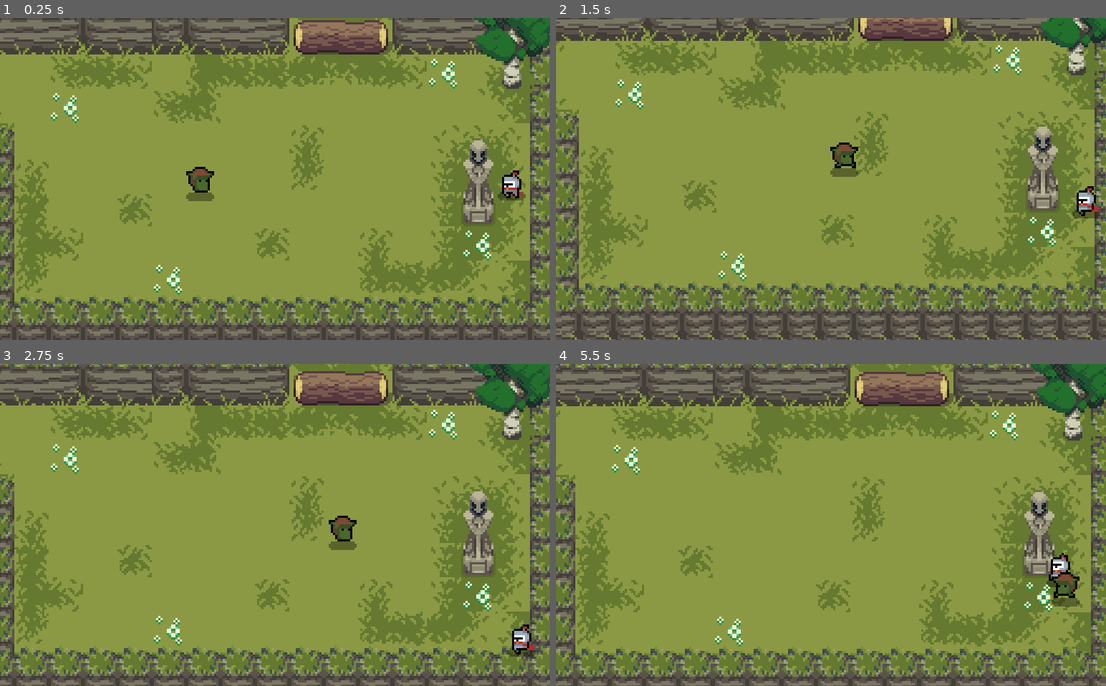
Above: before the commit, frames 1-4 (two rows, left to right).
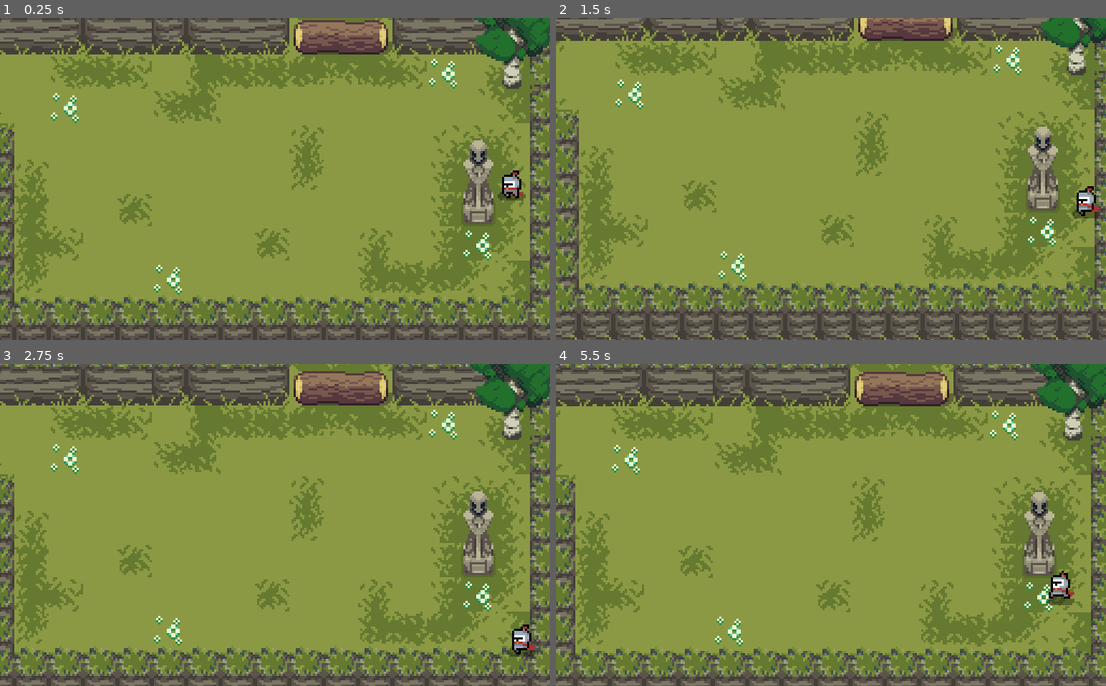
Above: after the commit, the same moments.

Repository: TilokSaha/metroidvania-2023
Game: Godot game, scene res://scenes/main/Map.tscn
Same seed, same stepped clock (60 frames per second), same inputs: the game is played once before the commit and once after it.
Inputs (mouse positions are in pixels of both pictures, inside the frame that each line leads up to):
- Up to frame 1 (0.25 s): no input
- Up to frame 2 (1.5 s): move the mouse to (952, 162) at 0.52 s; hold Right (ui_right) 0.53-1.28 s; hold T (shake) 0.53-1.28 s; move the mouse to (721, 195) at 1.27 s; hold Down (ui_down) from 1.28 s (still down); tap T (shake) at 1.35 s
- Up to frame 3 (2.75 s): move the mouse to (330, 454) at 2.02 s; release Down (ui_down) at 2.03 s; hold Right (ui_right) from 2.03 s (still down); hold T (shake) from 2.03 s (still down)
- Up to frame 4 (5.5 s): move the mouse to (803, 589) at 2.77 s; release Right (ui_right) at 2.78 s; release T (shake) at 2.78 s; hold Up (ui_up) 2.78-3.53 s; tap T (shake) at 2.85, 4.35 s; move the mouse to (996, 573) at 3.52 s; hold T (shake) 3.53-4.28 s; hold Left (ui_left) 3.53-5.03 s; move the mouse to (666, 476) at 4.27 s; move the mouse to (858, 525) at 5.02 s; hold Down (ui_down) from 5.03 s (still down); hold T (shake) from 5.03 s (still down)

The runs differ from the first frame. In frame 1, 0.4% of the frame differs, in the area x 33-39%, y 46-57%; in frame 2, 0.4%; in frame 3, 0.4%; in frame 4, 0.6%, in the area x 89-96%, y 58-76%.

Commit message:
fixed navigation and made it separate, created forest boss and added state machine

Diff:
--- /dev/null
+++ b/entities/enemies/BossStateMachine.gd
@@ -0,0 +1 @@
+extends FiniteStateMachine
--- /dev/null
+++ b/entities/enemies/ForestBeastBoss.gd
@@ -0,0 +1 @@
+extends Enemy
--- /dev/null
+++ b/entities/enemies/ForestBeastBoss.tscn
@@ -0,0 +1,321 @@
+[gd_scene load_steps=45 format=2]
+
+[ext_resource path="res://entities/enemies/Akaname Sprite Sheet.png" type="Texture" id=1]
+[ext_resource path="res://entities/enemies/Enemy.tscn" type="PackedScene" id=2]
+[ext_resource path="res://entities/enemies/ForestBeastBoss.gd" type="Script" id=3]
+[ext_resource path="res://resources/tres/ForestBeastBossHealth.tres" type="Resource" id=4]
+[ext_resource path="res://resources/tres/ForestBeastBossPhysics.tres" type="Resource" id=5]
+[ext_resource path="res://entities/enemies/ForestBossIdle.gd" type="Script" id=6]
+[ext_resource path="res://entities/enemies/ForestBossRun.gd" type="Script" id=7]
+[ext_resource path="res://entities/enemies/BossStateMachine.gd" type="Script" id=8]
+[ext_resource path="res://entities/enemies/ForestBossAttack.gd" type="Script" id=9]
+[ext_resource path="res://entities/enemies/ForestBossDead.gd" type="Script" id=10]
+
+[sub_resource type="RectangleShape2D" id=10]
+extents = Vector2( 8, 6.5 )
+
+[sub_resource type="Animation" id=20]
+resource_name = "Attack"
+length = 0.8
+tracks/0/type = "value"
+tracks/0/path = NodePath("AnimatedSprite:animation")
+tracks/0/interp = 1
+tracks/0/loop_wrap = true
+tracks/0/imported = false
+tracks/0/enabled = true
+tracks/0/keys = {
+"times": PoolRealArray( 0 ),
+"transitions": PoolRealArray( 1 ),
+"update": 1,
+"values": [ "Attack" ]
+}
+tracks/1/type = "value"
+tracks/1/path = NodePath("AnimatedSprite:frame")
+tracks/1/interp = 1
+tracks/1/loop_wrap = true
+tracks/1/imported = false
+tracks/1/enabled = true
+tracks/1/keys = {
+"times": PoolRealArray( 0, 0.1, 0.2, 0.3, 0.4, 0.5, 0.6, 0.7 ),
+"transitions": PoolRealArray( 1, 1, 1, 1, 1, 1, 1, 1 ),
+"update": 1,
+"values": [ 0, 1, 2, 3, 4, 5, 6, 7 ]
+}
+tracks/2/type = "value"
+tracks/2/path = NodePath("Area2D/CollisionShape2D:disabled")
+tracks/2/interp = 1
+tracks/2/loop_wrap = true
+tracks/2/imported = false
+tracks/2/enabled = true
+tracks/2/keys = {
+"times": PoolRealArray( 0, 0.1, 0.8 ),
+"transitions": PoolRealArray( 1, 1, 1 ),
+"update": 1,
+"values": [ true, false, true ]
+}
+
+[sub_resource type="Animation" id=8]
+resource_name = "Idle"
+length = 0.5
+loop = true
+tracks/0/type = "value"
+tracks/0/path = NodePath("AnimatedSprite:animation")
+tracks/0/interp = 1
+tracks/0/loop_wrap = true
+tracks/0/imported = false
+tracks/0/enabled = true
+tracks/0/keys = {
+"times": PoolRealArray( 0 ),
+"transitions": PoolRealArray( 1 ),
+"update": 1,
+"values": [ "Idle" ]
+}
+tracks/1/type = "value"
+tracks/1/path = NodePath("AnimatedSprite:frame")
+tracks/1/interp = 1
+tracks/1/loop_wrap = true
+tracks/1/imported = false
+tracks/1/enabled = true
+tracks/1/keys = {
+"times": PoolRealArray( 0, 0.1, 0.2, 0.3, 0.4 ),
+"transitions": PoolRealArray( 1, 1, 1, 1, 1 ),
+"update": 1,
+"values": [ 0, 1, 2, 3, 4 ]
+}
+
+[sub_resource type="Animation" id=9]
+length = 0.001
+tracks/0/type = "value"
+tracks/0/path = NodePath("AnimatedSprite:frame")
+tracks/0/interp = 1
+tracks/0/loop_wrap = true
+tracks/0/imported = false
+tracks/0/enabled = true
+tracks/0/keys = {
+"times": PoolRealArray( 0 ),
+"transitions": PoolRealArray( 1 ),
+"update": 0,
+"values": [ 1 ]
+}
+tracks/1/type = "value"
+tracks/1/path = NodePath("Area2D/CollisionShape2D:disabled")
+tracks/1/interp = 1
+tracks/1/loop_wrap = true
+tracks/1/imported = false
+tracks/1/enabled = true
+tracks/1/keys = {
+"times": PoolRealArray( 0 ),
+"transitions": PoolRealArray( 1 ),
+"update": 0,
+"values": [ false ]
+}
+
+[sub_resource type="Animation" id=11]
+resource_name = "Run"
+length = 0.8
+loop = true
+tracks/0/type = "value"
+tracks/0/path = NodePath("AnimatedSprite:animation")
+tracks/0/interp = 1
+tracks/0/loop_wrap = true
+tracks/0/imported = false
+tracks/0/enabled = true
+tracks/0/keys = {
+"times": PoolRealArray( 0 ),
+"transitions": PoolRealArray( 1 ),
+"update": 1,
+"values": [ "Run" ]
+}
+tracks/1/type = "value"
+tracks/1/path = NodePath("AnimatedSprite:frame")
+tracks/1/interp = 1
+tracks/1/loop_wrap = true
+tracks/1/imported = false
+tracks/1/enabled = true
+tracks/1/keys = {
+"times": PoolRealArray( 0, 0.1, 0.2, 0.3, 0.4, 0.5, 0.6, 0.7 ),
+"transitions": PoolRealArray( 1, 1, 1, 1, 1, 1, 1, 1 ),
+"update": 1,
+"values": [ 0, 1, 2, 3, 4, 5, 6, 7 ]
+}
+
+[sub_resource type="AtlasTexture" id=21]
+atlas = ExtResource( 1 )
+region = Rect2( 0, 64, 32, 32 )
+
+[sub_resource type="AtlasTexture" id=22]
+atlas = ExtResource( 1 )
+region = Rect2( 32, 64, 32, 32 )
+
+[sub_resource type="AtlasTexture" id=23]
+atlas = ExtResource( 1 )
+region = Rect2( 64, 64, 32, 32 )
+
+[sub_resource type="AtlasTexture" id=24]
+atlas = ExtResource( 1 )
+region = Rect2( 96, 64, 32, 32 )
+
+[sub_resource type="AtlasTexture" id=25]
+atlas = ExtResource( 1 )
+region = Rect2( 128, 64, 32, 32 )
+
+[sub_resource type="AtlasTexture" id=26]
+atlas = ExtResource( 1 )
+region = Rect2( 160, 64, 32, 32 )
+
+[sub_resource type="AtlasTexture" id=27]
+atlas = ExtResource( 1 )
+region = Rect2( 192, 64, 32, 32 )
+
+[sub_resource type="AtlasTexture" id=28]
+atlas = ExtResource( 1 )
+region = Rect2( 224, 64, 32, 32 )
+
+[sub_resource type="AtlasTexture" id=29]
+atlas = ExtResource( 1 )
+region = Rect2( 0, 96, 32, 32 )
+
+[sub_resource type="AtlasTexture" id=30]
+atlas = ExtResource( 1 )
+region = Rect2( 32, 96, 32, 32 )
+
+[sub_resource type="AtlasTexture" id=31]
+atlas = ExtResource( 1 )
+region = Rect2( 64, 96, 32, 32 )
+
+[sub_resource type="AtlasTexture" id=32]
+atlas = ExtResource( 1 )
+region = Rect2( 96, 96, 32, 32 )
+
+[sub_resource type="AtlasTexture" id=33]
+atlas = ExtResource( 1 )
+region = Rect2( 128, 96, 32, 32 )
+
+[sub_resource type="AtlasTexture" id=34]
+atlas = ExtResource( 1 )
+region = Rect2( 160, 96, 32, 32 )
+
+[sub_resource type="AtlasTexture" id=1]
+atlas = ExtResource( 1 )
+region = Rect2( 0, 0, 32, 32 )
+
+[sub_resource type="AtlasTexture" id=2]
+atlas = ExtResource( 1 )
+region = Rect2( 32, 0, 32, 32 )
+
+[sub_resource type="AtlasTexture" id=3]
+atlas = ExtResource( 1 )
+region = Rect2( 64, 0, 32, 32 )
+
+[sub_resource type="AtlasTexture" id=4]
+atlas = ExtResource( 1 )
+region = Rect2( 96, 0, 32, 32 )
+
+[sub_resource type="AtlasTexture" id=5]
+atlas = ExtResource( 1 )
+region = Rect2( 128, 0, 32, 32 )
+
+[sub_resource type="AtlasTexture" id=12]
+atlas = ExtResource( 1 )
+region = Rect2( 0, 32, 32, 32 )
+
+[sub_resource type="AtlasTexture" id=13]
+atlas = ExtResource( 1 )
+region = Rect2( 32, 32, 32, 32 )
+
+[sub_resource type="AtlasTexture" id=14]
+atlas = ExtResource( 1 )
+region = Rect2( 64, 32, 32, 32 )
+
+[sub_resource type="AtlasTexture" id=15]
+atlas = ExtResource( 1 )
+region = Rect2( 96, 32, 32, 32 )
+
+[sub_resource type="AtlasTexture" id=16]
+atlas = ExtResource( 1 )
+region = Rect2( 128, 32, 32, 32 )
+
+[sub_resource type="AtlasTexture" id=17]
+atlas = ExtResource( 1 )
+region = Rect2( 160, 32, 32, 32 )
+
+[sub_resource type="AtlasTexture" id=18]
+atlas = ExtResource( 1 )
+region = Rect2( 192, 32, 32, 32 )
+
+[sub_resource type="AtlasTexture" id=19]
+atlas = ExtResource( 1 )
+region = Rect2( 224, 32, 32, 32 )
+
+[sub_resource type="SpriteFrames" id=6]
+animations = [ {
+"frames": [ SubResource( 21 ), SubResource( 22 ), SubResource( 23 ), SubResource( 24 ), SubResource( 25 ), SubResource( 26 ), SubResource( 27 ), SubResource( 28 ) ],
+"loop": true,
+"name": "Attack",
+"speed": 5.0
+}, {
+"frames": [ SubResource( 29 ), SubResource( 30 ), SubResource( 31 ), SubResource( 32 ), SubResource( 33 ), SubResource( 34 ) ],
+"loop": true,
+"name": "Dead",
+"speed": 5.0
+}, {
+"frames": [ SubResource( 1 ), SubResource( 2 ), SubResource( 3 ), SubResource( 4 ), SubResource( 5 ) ],
+"loop": true,
+"name": "Idle",
+"speed": 5.0
+}, {
+"frames": [ SubResource( 12 ), SubResource( 13 ), SubResource( 14 ), SubResource( 15 ), SubResource( 16 ), SubResource( 17 ), SubResource( 18 ), SubResource( 19 ) ],
+"loop": true,
+"name": "Run",
+"speed": 5.0
+} ]
+
+[sub_resource type="RectangleShape2D" id=35]
+extents = Vector2( 4.5, 12 )
+
+[node name="ForestBeastBoss" instance=ExtResource( 2 )]
+script = ExtResource( 3 )
+physics = ExtResource( 5 )
+health = ExtResource( 4 )
+
+[node name="CollisionShape2D" parent="." index="1"]
+position = Vector2( 0, 0.5 )
+shape = SubResource( 10 )
+
+[node name="AnimationPlayer" parent="." index="3"]
+autoplay = "Run"
+anims/Attack = SubResource( 20 )
+anims/Idle = SubResource( 8 )
+anims/RESET = SubResource( 9 )
+anims/Run = SubResource( 11 )
+
+[node name="AnimatedSprite" parent="." index="4"]
+frames = SubResource( 6 )
+animation = "Attack"
+frame = 1
+offset = Vector2( 0, -7 )
+
+[node name="Area2D" type="Area2D" parent="." index="6"]
+collision_layer = 0
+
+[node name="CollisionShape2D" type="CollisionShape2D" parent="Area2D" index="0"]
+position = Vector2( 12.5, -3 )
+shape = SubResource( 35 )
+
+[node name="BossStateMachine" type="Node2D" parent="." index="7"]
+script = ExtResource( 8 )
+
+[node name="Idle" type="Node2D" parent="BossStateMachine" index="0"]
+script = ExtResource( 6 )
+state_name = "Idle"
+
+[node name="Run" type="Node2D" parent="BossStateMachine" index="1"]
+script = ExtResource( 7 )
+state_name = "Run"
+
+[node name="Attack" type="Node2D" parent="BossStateMachine" index="2"]
+script = ExtResource( 9 )
+state_name = "Attack"
+
+[node name="Dead" type="Node2D" parent="BossStateMachine" index="3"]
+script = ExtResource( 10 )
--- /dev/null
+++ b/entities/enemies/ForestBossAttack.gd
@@ -0,0 +1 @@
+extends State
--- /dev/null
+++ b/entities/enemies/ForestBossDead.gd
@@ -0,0 +1 @@
+extends State
--- /dev/null
+++ b/entities/enemies/ForestBossIdle.gd
@@ -0,0 +1 @@
+extends State
--- /dev/null
+++ b/entities/enemies/ForestBossRun.gd
@@ -0,0 +1 @@
+extends State
--- a/entities/player/Player.tscn
+++ b/entities/player/Player.tscn
@@ -148,6 +148,7 @@
 } ]
 
 [node name="Player" instance=ExtResource( 1 )]
+collision_mask = 0
 script = ExtResource( 2 )
 physics = ExtResource( 3 )
 health = ExtResource( 4 )
--- a/entities/player/State.gd
+++ b/entities/player/State.gd
@@ -1,9 +1,8 @@
 extends FiniteStateMachine
 class_name State
 
-
+export (String) var state_name = ""
 onready var animation_player = owner.find_node("AnimationPlayer")
-export (String) var state_name = ""
 
 
 func _process(_delta):
--- /dev/null
+++ b/resources/tres/ForestBeastBossHealth.tres
@@ -0,0 +1,7 @@
+[gd_resource type="Resource" load_steps=2 format=2]
+
+[ext_resource path="res://resources/scripts/Health.gd" type="Script" id=1]
+
+[resource]
+script = ExtResource( 1 )
+max_health = 20
--- /dev/null
+++ b/resources/tres/ForestBeastBossPhysics.tres
@@ -0,0 +1,9 @@
+[gd_resource type="Resource" load_steps=2 format=2]
+
+[ext_resource path="res://resources/scripts/Physics.gd" type="Script" id=1]
+
+[resource]
+script = ExtResource( 1 )
+max_speed = 70.0
+accelaration = 50.0
+coefficient_of_friction = 0.7
--- a/scenes/main/Map.tscn
+++ b/scenes/main/Map.tscn
@@ -1,15 +1,25 @@
-[gd_scene load_steps=6 format=2]
+[gd_scene load_steps=7 format=2]
 
 [ext_resource path="res://scenes/overworld/ForestStartingArea.tscn" type="PackedScene" id=1]
 [ext_resource path="res://entities/player/Player.tscn" type="PackedScene" id=2]
-[ext_resource path="res://entities/enemies/Goblin.tscn" type="PackedScene" id=3]
+[ext_resource path="res://entities/enemies/ForestBeastBoss.tscn" type="PackedScene" id=3]
 [ext_resource path="res://scenes/overworld/ForestBossArea.tscn" type="PackedScene" id=4]
 [ext_resource path="res://globals/singletons/camera_settings.tscn" type="PackedScene" id=6]
+
+[sub_resource type="NavigationPolygon" id=1]
+vertices = PoolVector2Array( -428, 72, -424, -81, -407, -58, -412, 77, -427, 94, -429, 81, 217, 35, 218, 140, 20, 139, 19, 61, 1, 33, -26, 58, -38, 16, -35, 65, -222, -45, -217, -51, -368, -88, -356, -91, -351, -72, -368, -64, -198, -91, -156, -93, -154, -76, -91, -70, -89, -92, -65, -92, -62, -70, -331, -92, -268, -93, -265, -77, -338, -74, -387, 107, -59, 128, -110, -64, -33, -62, -112, -48, -244, -67, -247, -45, -71, 154, -351, 155, -39, 104, -135, -65, -131, -45 )
+polygons = [ PoolIntArray( 0, 1, 2, 3 ), PoolIntArray( 3, 4, 5, 0 ), PoolIntArray( 6, 7, 8, 9 ), PoolIntArray( 10, 6, 9, 11 ), PoolIntArray( 12, 10, 11, 13, 14, 15 ), PoolIntArray( 16, 17, 18, 19 ), PoolIntArray( 20, 21, 22, 15 ), PoolIntArray( 23, 24, 25, 26 ), PoolIntArray( 27, 28, 29, 30 ), PoolIntArray( 31, 3, 2, 19, 32 ), PoolIntArray( 33, 23, 26, 34, 12, 35 ), PoolIntArray( 29, 36, 37, 30 ), PoolIntArray( 32, 38, 39, 31 ), PoolIntArray( 32, 19, 18, 30, 37 ), PoolIntArray( 40, 32, 37, 14, 13 ), PoolIntArray( 15, 22, 41, 42 ), PoolIntArray( 12, 15, 42 ), PoolIntArray( 12, 42, 35 ) ]
+outlines = [ PoolVector2Array( -368, -88, -368, -64, -407, -58, -424, -81, -428, 72, -429, 81, -427, 94, -412, 77, -387, 107, -351, 155, -71, 154, -59, 128, -39, 104, -35, 65, -26, 58, 19, 61, 20, 139, 218, 140, 217, 35, 1, 33, -38, 16, -33, -62, -62, -70, -65, -92, -89, -92, -91, -70, -110, -64, -112, -48, -131, -45, -135, -65, -154, -76, -156, -93, -198, -91, -217, -51, -222, -45, -247, -45, -244, -67, -265, -77, -268, -93, -331, -92, -338, -74, -351, -72, -356, -91 ) ]
 
 [node name="Map" type="Node2D"]
 __meta__ = {
 "_edit_horizontal_guides_": [ -7.0 ]
 }
+
+[node name="Navigation" type="Node2D" parent="."]
+
+[node name="NavigationPolygonInstance" type="NavigationPolygonInstance" parent="Navigation"]
+navpoly = SubResource( 1 )
 
 [node name="camera_settings" parent="." instance=ExtResource( 6 )]
 
@@ -21,5 +31,5 @@
 [node name="Player" parent="." instance=ExtResource( 2 )]
 position = Vector2( 248, 92 )
 
-[node name="Goblin" parent="." instance=ExtResource( 3 )]
-position = Vector2( 96, 96 )
+[node name="ForestBeastBoss" parent="." instance=ExtResource( 3 )]
+position = Vector2( -311, 52 )
--- a/scenes/overworld/ForestBossArea.tscn
+++ b/scenes/overworld/ForestBossArea.tscn
@@ -1,11 +1,6 @@
-[gd_scene load_steps=3 format=2]
+[gd_scene load_steps=2 format=2]
 
 [ext_resource path="res://scenes/common/prefabs/EmptyZone.tscn" type="PackedScene" id=1]
-
-[sub_resource type="NavigationPolygon" id=1]
-vertices = PoolVector2Array( 15, 26, 21, 173, 12, 189, 6, 194, 4, 27, 9, 15, 346, 4, 369, 4, 367, 22, 343, 23, 366, 242, 367, 252, 68, 252, 62, 27, 61, 5, 78, 5, 81, 25, 24, 39, 410, 156, 421, 116, 431, 115, 432, 128, 431, 155, 173, 28, 189, 30, 188, 49, 95, 21, 283, 25, 301, 29, 299, 46, 213, 51, 214, 30, 235, 5, 278, 4, 99, 4, 166, 3, 370, 227, 59, 240, 44, 211, 34, 186, 635, 180, 613, 241, 541, 240, 527, 194, 577, 133, 482, 164, 446, 155, 396, 113, 396, 166, 46, 236, 40, 32, 318, 51, 321, 30, 379, 36, 404, 85, 399, 98, 397, 36, 403, 46, 396, 189, 389, 206, 383, 215 )
-polygons = [ PoolIntArray( 0, 1, 2, 3, 4, 5 ), PoolIntArray( 6, 7, 8, 9 ), PoolIntArray( 10, 11, 12 ), PoolIntArray( 13, 14, 15, 16 ), PoolIntArray( 1, 0, 17 ), PoolIntArray( 18, 19, 20, 21, 22 ), PoolIntArray( 23, 24, 25, 26 ), PoolIntArray( 27, 28, 29, 30, 31 ), PoolIntArray( 32, 33, 27, 31 ), PoolIntArray( 26, 34, 35, 23 ), PoolIntArray( 36, 10, 12, 37, 38, 39, 16, 26 ), PoolIntArray( 40, 41, 42, 43, 44 ), PoolIntArray( 21, 44, 43, 45 ), PoolIntArray( 21, 45, 46 ), PoolIntArray( 21, 46, 22 ), PoolIntArray( 47, 19, 18, 48 ), PoolIntArray( 37, 49, 38 ), PoolIntArray( 1, 17, 50, 13, 16, 39 ), PoolIntArray( 51, 52, 9, 8, 53, 54, 55 ), PoolIntArray( 53, 56, 57, 54 ), PoolIntArray( 58, 59, 60, 36, 26, 48 ), PoolIntArray( 47, 48, 26, 25 ), PoolIntArray( 51, 55, 47, 30, 29 ), PoolIntArray( 47, 25, 30 ) ]
-outlines = [ PoolVector2Array( 40, 32, 62, 27, 61, 5, 78, 5, 81, 25, 95, 21, 99, 4, 166, 3, 173, 28, 189, 30, 188, 49, 213, 51, 214, 30, 235, 5, 278, 4, 283, 25, 301, 29, 299, 46, 318, 51, 321, 30, 343, 23, 346, 4, 369, 4, 367, 22, 379, 36, 397, 36, 403, 46, 404, 85, 399, 98, 396, 113, 421, 116, 431, 115, 432, 128, 577, 133, 635, 180, 613, 241, 541, 240, 527, 194, 482, 164, 446, 155, 431, 155, 410, 156, 396, 166, 396, 189, 389, 206, 383, 215, 370, 227, 366, 242, 367, 252, 68, 252, 59, 240, 46, 236, 44, 211, 34, 186, 21, 173, 12, 189, 6, 194, 4, 27, 9, 15, 15, 26, 24, 39 ) ]
 
 [node name="ForestBossArea" instance=ExtResource( 1 )]
 
@@ -21,5 +16,5 @@
 [node name="BackgroundLayer2" parent="." index="3"]
 tile_data = PoolIntArray( 131076, 1, 196608, 131077, 1, 196610, 131090, 1, 0, 131091, 1, 1, 131092, 1, 2, 196611, 1, 19 …(3247 unchanged characters)…
 
-[node name="NavigationPolygonInstance" type="NavigationPolygonInstance" parent="NavigationArea" index="0"]
-navpoly = SubResource( 1 )
+[node name="NavigationArea" parent="." index="4"]
+visible = false
--- a/scenes/overworld/ForestStartingArea.tscn
+++ b/scenes/overworld/ForestStartingArea.tscn
@@ -156,21 +156,6 @@
 } ]
 3/z_index = 0
 
-[sub_resource type="NavigationPolygon" id=10]
-vertices = PoolVector2Array( 217, 110, 221, 119, 222, 143, 17, 144, 17.7559, 61.6106, 216, 71, -41, 35, 220, 34, 219.947, 67.7378, -42, 59 )
-polygons = [ PoolIntArray( 0, 1, 2, 3, 4 ), PoolIntArray( 5, 0, 4, 6 ), PoolIntArray( 6, 7, 8, 5 ), PoolIntArray( 6, 4, 9 ) ]
-outlines = [ PoolVector2Array( -41, 35, -42, 59, 17.7559, 61.6106, 17, 144, 222, 143, 221, 119, 217, 110, 216, 71, 219.947, 67.7378, 220, 34 ) ]
-
-[sub_resource type="NavigationPolygon" id=11]
-vertices = PoolVector2Array( 238, 52, 254, 52, 255, 68, 245.563, 68, 244, 67, 220, 68, 220, 34, 236, 34 )
-polygons = [ PoolIntArray( 0, 1, 2, 3, 4 ), PoolIntArray( 0, 4, 5, 6 ), PoolIntArray( 6, 7, 0 ) ]
-outlines = [ PoolVector2Array( 220, 34, 220, 68, 244, 67, 245.563, 68, 255, 68, 254, 52, 238, 52, 236, 34 ) ]
-
-[sub_resource type="NavigationPolygon" id=12]
-vertices = PoolVector2Array( 244.068, 70.3175, 245, 67, 254, 67, 254, 142, 245, 116, 221, 141, 220, 118 )
-polygons = [ PoolIntArray( 0, 1, 2, 3, 4 ), PoolIntArray( 4, 3, 5, 6 ) ]
-outlines = [ PoolVector2Array( 220, 118, 221, 141, 254, 142, 254, 67, 245, 67, 244.068, 70.3175, 245, 116 ) ]
-
 [node name="ForestStartingArea" type="Node2D"]
 
 [node name="BackgroundLayer" type="TileMap" parent="."]
@@ -199,15 +184,3 @@
 cell_size = Vector2( 16, 16 )
 format = 1
 tile_data = PoolIntArray( 0, 1, 196608, 1, 1, 196609, 2, 1, 196609, 3, 1, 196609, 4, 1, 196609, 5, 1, 196609, 6, 1, 196 …(866 unchanged characters)…
-
-[node name="NavigationArea" type="Node2D" parent="."]
-
-[node name="NavigationPolygonInstance" type="NavigationPolygonInstance" parent="NavigationArea"]
-navpoly = SubResource( 10 )
-
-[node name="NavigationPolygonInstance2" type="NavigationPolygonInstance" parent="NavigationArea"]
-navpoly = SubResource( 11 )
-
-[node name="NavigationPolygonInstance3" type="NavigationPolygonInstance" parent="NavigationArea"]
-position = Vector2( 1, 1 )
-navpoly = SubResource( 12 )
Not shown: 1 places in scenes/overworld/ForestStartingArea.tscn that only renumber resources
